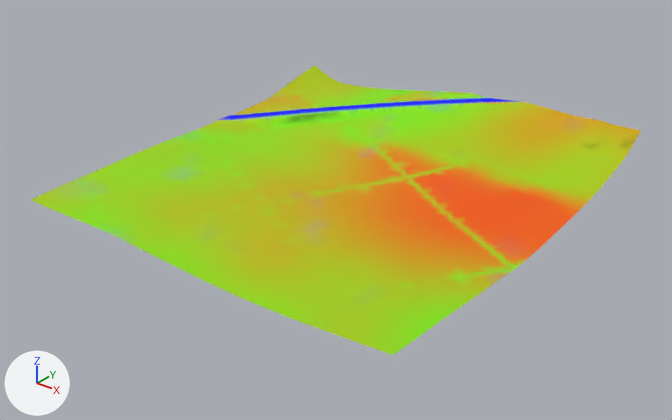
Before and after pictures for a commit that changed the glTF model games/yorimichi/assets/belmonte/meshes/SM_BM_BT_Terrain_5_3.glb.
Before and after are seen from a camera (50 mm lens) standing at (697.0, -102.0, 231.0) and looking at (387.0, 284.0, -9.0). The lights are fixed; the arrows at lower left show +X, +Y and +Z. The picture after the commit comes second.

The first picture shows 'SM_BM_BT_Terrain_5_3'.
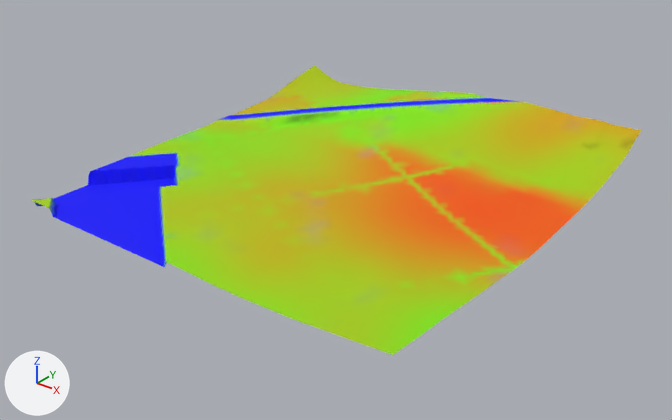
Pixel boxes (x1, y1, x2, y2) of what changed, in the pictures (672 x 420 px):
part 1 of me_sm_bt_terrain_5_3, cut back
    before: (31, 161, 189, 265)
    after: (31, 148, 191, 270)
part 2 of me_sm_bt_terrain_5_3, recoloured
    both: (166, 232, 184, 237)

The change, as a list of edits to the scene's bpy script:
```text
Change me_sm_bt_terrain_5_3:
    used by ob_sm_bm_bt_terrain_5_3; location = (0.0, 0.0, 0.0)
    remove me_sm_bt_terrain_5_3.from_pydata(...)  # 2251 vertices, 4350 faces; spans x 256.0..512.0, y 168.0..424.0, z -1.0..30.0
    add me_sm_bt_terrain_5_3.from_pydata(...)  # 5996 vertices, 11725 faces; spans x 256.0..512.0, y 168.0..424.0, z -3.0..30.0
    me_sm_bt_terrain_5_3 part 1: 87 vertices removed from x 256.0..368.0, y 168.0..240.0, z 1.0..4.0; 3832 vertices added at x 256.0..378.0, y 168.0..270.0, z -3.0..5.0
    me_sm_bt_terrain_5_3 part 2: 1 kept faces spanning x 352.0..360.0, y 184.0..192.0, z 2.0 get new vertex colours; the middle colour goes from green #a3d000 to green #9cd131
```
